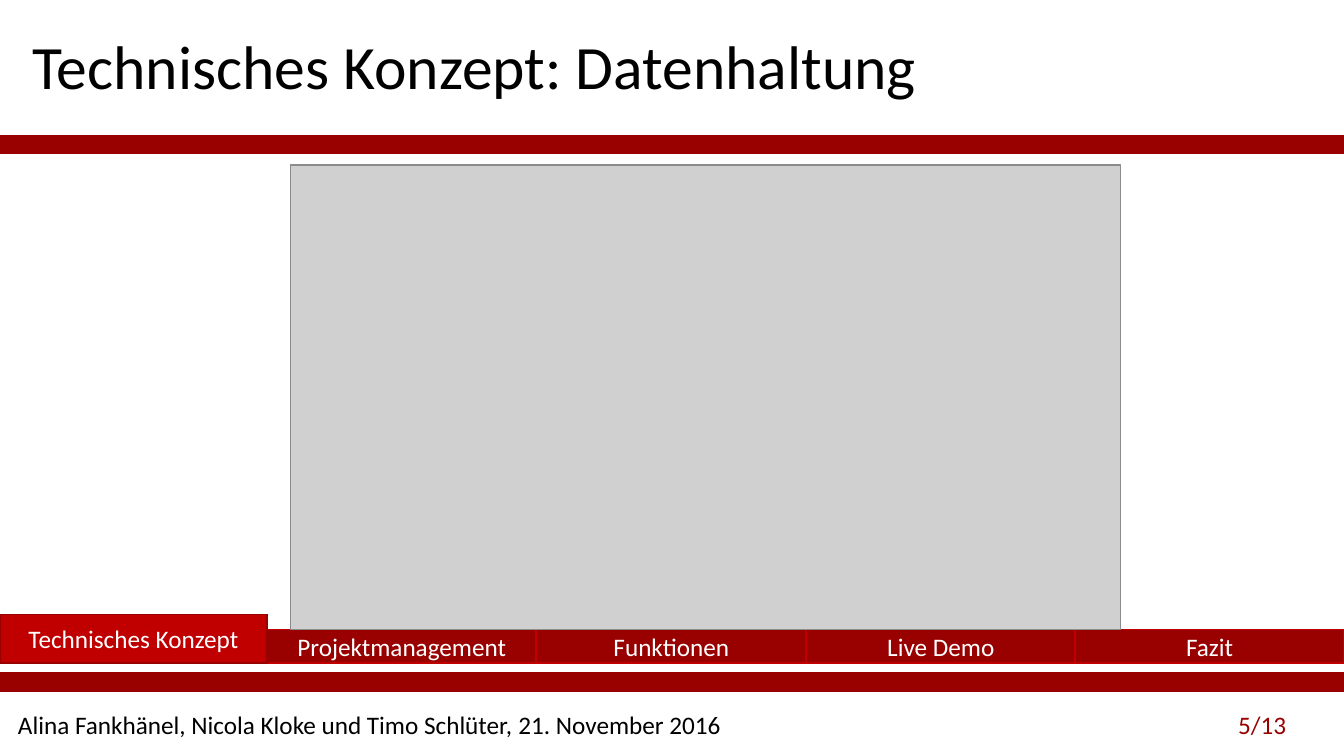
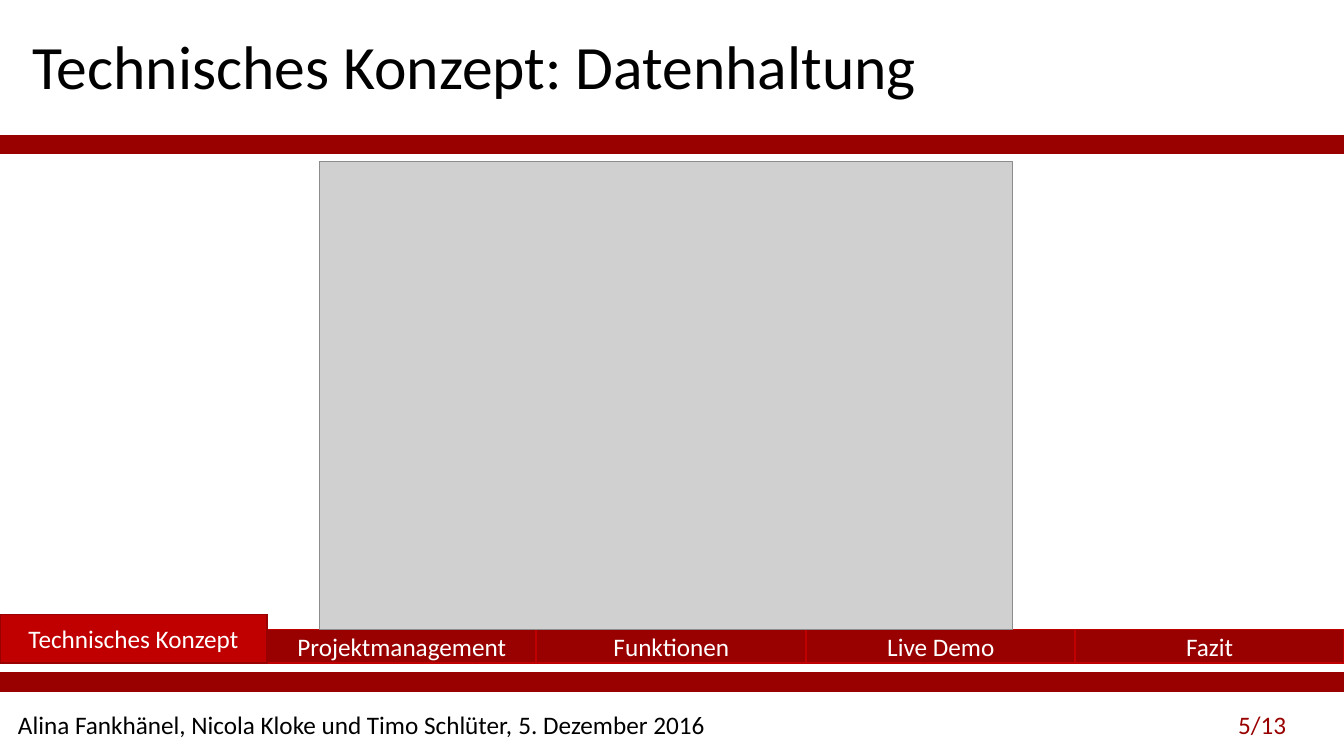
Before and after one commit to Festiva-Team/festiva_documents, a slide deck: slide 5 of Abschlusspräsentation-Festiva_final.pptx. Drawn at 1344x756 pixels with LibreOffice and Linux fonts; fonts in the diff are those of the drawing; grey boxes stand for pictures; background and template pictures are left out. Boxes give left, top, right and bottom in pixels: in the first picture for what was removed or moved away, otherwise in the second. Text is boxed around its words. In the diff, an @@ line names an element or a change of style, - is before the commit and + after.

```diff
--- a/Abschlusspräsentation-Festiva_final.pptx
+++ b/Abschlusspräsentation-Festiva_final.pptx
@@ picture: place and size @@
-picture at <box>290,165,1121,630</box>
+picture at <box>320,162,1012,630</box>
@@ text at <box>18,716,704,737</box>: text changed @@
-Alina Fankhänel, Nicola Kloke und Timo Schlüter, 21. November 2016
+Alina Fankhänel, Nicola Kloke und Timo Schlüter, 5. Dezember 2016
```
Also in this commit, not shown: 11 other slides changed, 7 other files.
